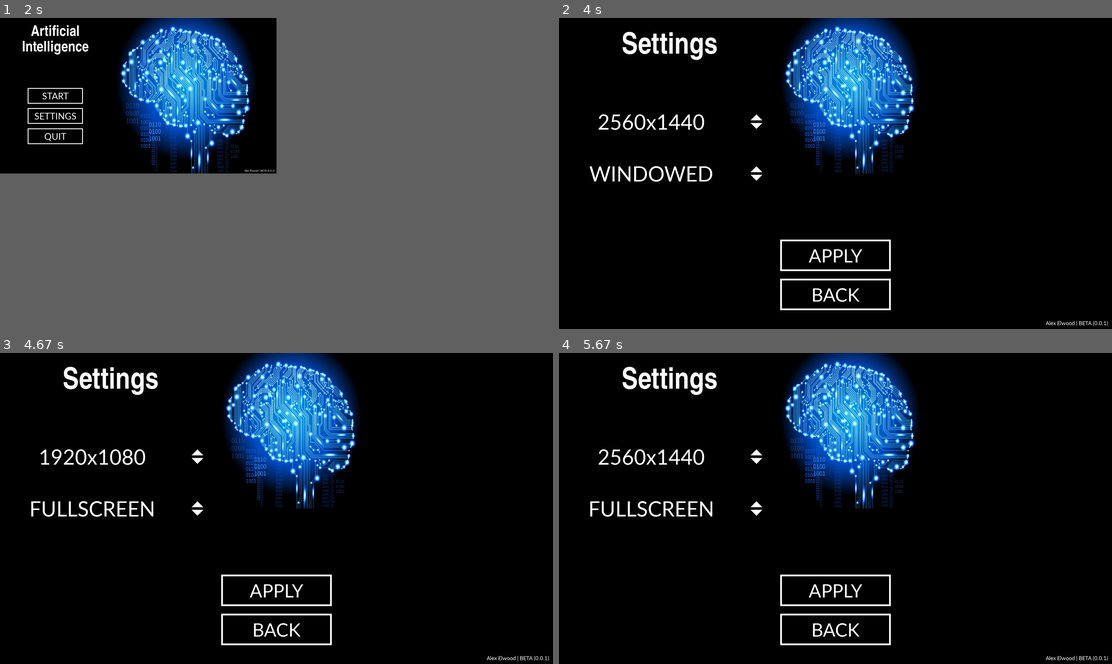
Above: before the commit, frames 1-4 (two rows, left to right).
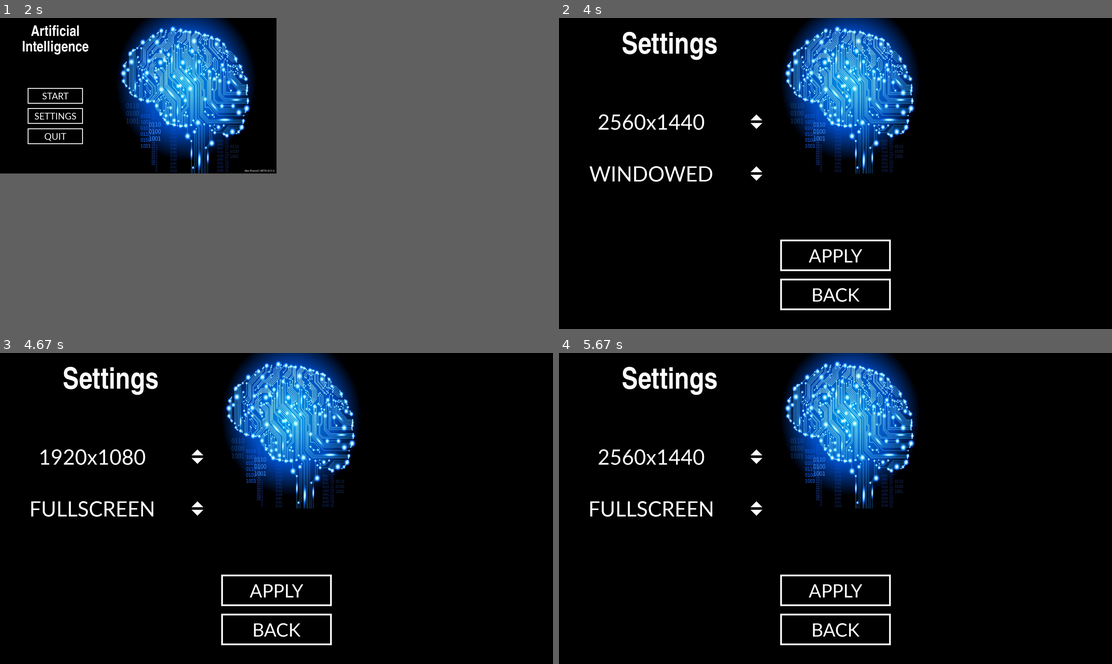
Above: after the commit, the same moments.

Repository: alexelwood14/Hello-AI
Game: pygame game, started from main.py
Same seed, same stepped clock (60 frames per second), same inputs: the game is played once before the commit and once after it.
Inputs (mouse positions are in pixels of both pictures, inside the frame that each line leads up to):
- Up to frame 1 (2 s): hold P 0.33-0.8 s; tap X at 0.83, 1.23, 1.53 s; tap M at 1.67 s
- Up to frame 2 (4 s): click "SETTINGS" at 2.05 s; press the mouse at (647, 67) at 2.37 s; move the mouse to (680, 101) at 2.47 s; release the mouse at (719, 133) at 2.6 s; press the mouse at (647, 67) at 2.7 s; move the mouse to (686, 58) at 2.8 s; release the mouse at (724, 52) at 2.93 s; press the mouse at (647, 95) at 3.03 s; move the mouse to (630, 95) at 3.13 s; release the mouse at (614, 95) at 3.27 s; press the mouse at (647, 95) at 3.37 s; move the mouse to (675, 120) at 3.47 s; release the mouse at (702, 145) at 3.6 s; press the mouse at (614, 136) at 3.7 s; move the mouse to (664, 92) at 3.8 s; release the mouse at (713, 52) at 3.93 s
- Up to frame 3 (4.67 s): press the mouse at (199, 511) at 4.03 s; move the mouse to (138, 527) at 4.13 s; release the mouse at (77, 539) at 4.27 s; press the mouse at (199, 458) at 4.37 s; move the mouse to (149, 527) at 4.47 s; release the mouse at (99, 592) at 4.6 s
- Up to frame 4 (5.67 s): press the mouse at (835, 589) at 4.7 s; move the mouse to (818, 530) at 4.8 s; release the mouse at (802, 468) at 4.93 s; press the mouse at (708, 427) at 5.03 s; move the mouse to (658, 489) at 5.13 s; release the mouse at (614, 552) at 5.27 s; press the mouse at (769, 530) at 5.37 s; move the mouse to (835, 499) at 5.47 s; release the mouse at (901, 468) at 5.6 s

Frame 1 is identical in both runs. In frame 2, less than 0.1% of the frame differs, in the area x 88-100%, y 97-100%; in frame 3, less than 0.1%; in frame 4, less than 0.1%.

Commit message:
replaced resolution with window.get_size()

Diff:
--- a/ai.py
+++ b/ai.py
@@ -92,7 +92,7 @@
 
 #----------------------------------------------------------------------------------------------------------------------------------
 class Neural_Network():
-    def __init__(self, window, resolution, inputs, hidden, outputs):
+    def __init__(self, window, inputs, hidden, outputs):
         self.window = window
         self.inputs = []
         self.hidden = []
@@ -104,8 +104,8 @@
         self.layers = len(hidden) + 1
 
         #Initiate input nodes
-        start = [resolution[0]/5, resolution[1]/5]
-        incriment = resolution[1] * 3 / 5 / (inputs-1)
+        start = [window.get_size()[0]/5, window.get_size()[1]/5]
+        incriment = window.get_size()[1] * 3 / 5 / (inputs-1)
         for node in range(inputs):
             self.inputs.append(Input_Neuron(window, [start[0], start[1] + incriment * node]))
 
@@ -113,11 +113,11 @@
         #---INITIATE HIDDEN LAYER BIASES AND NODES---
 
         #Initiate weights leading to hidden layers
-        start = [resolution[0]/5, resolution[1]/8]
+        start = [window.get_size()[0]/5, window.get_size()[1]/8]
         for layer in range(len(hidden)):
 
             #Node position incriment
-            incriment = [resolution[0]*3/5/(len(hidden)+1), resolution[1] * 3 / 4 / (hidden[layer]-1)]
+            incriment = [window.get_size()[0]*3/5/(len(hidden)+1), window.get_size()[1] * 3 / 4 / (hidden[layer]-1)]
 
             #Setup biases matrix using first element
             pos = [start[0] + incriment[0] * (layer+1), start[1]]
@@ -178,8 +178,8 @@
         #---INITIATE OUTPUT BIASES AND NODES---
 
         #Set output node positioning variables
-        start = [resolution[0] - resolution[0]/5, resolution[1]/5]
-        incriment = resolution[1] * 3 / 5 / (outputs-1)
+        start = [window.get_size()[0] - window.get_size()[0]/5, window.get_size()[1]/5]
+        incriment = window.get_size()[1] * 3 / 5 / (outputs-1)
 
         #Setup biases matrix using first element
         pos = start
--- a/car_o.py
+++ b/car_o.py
@@ -41,7 +41,7 @@
 #----------------------------------------------------------------------------------------------------------------------------------
 
 class Car():
-    def __init__(self, window, resolution, pos, size):
+    def __init__(self, window, pos, size):
         self.window = window
         self.size = size
         self.crashed = False
@@ -49,7 +49,7 @@
         self.manual = False
 
         #Setup AI
-        self.ai = ai.Neural_Network(window, resolution, 7, [10], 4)
+        self.ai = ai.Neural_Network(window, 7, [10], 4)
 
         #Setup dynamic attributes
         self.pos = np.array(pos)
--- a/game.py
+++ b/game.py
@@ -47,12 +47,12 @@
     return highest_car
 
 
-def next_cars(highest_car, window, resolution, pos, size, cars):
+def next_cars(highest_car, window, pos, size, cars):
 ##    cars = []
     top_cars = [highest_car]
 ##    for car in top_cars:
 ##        for i in range(50):
-##            cars.append(car_o.Car(window, resolution, pos, size))
+##            cars.append(car_o.Car(window, pos, size))
 
     for car in range(len(top_cars)):
         for i in range(50):
@@ -62,11 +62,11 @@
 ##    return cars
 
 
-def next_gen_cars(top_cars, window, resolution, pos, size, cars):
+def next_gen_cars(top_cars, window, pos, size, cars):
 ##    cars = []
 ##    for car in top_cars:
 ##        for i in range(10):
-##            cars.append(car_o.Car(window, resolution, pos, size))
+##            cars.append(car_o.Car(window, pos, size))
 
 ##    for car in cars:
 ##        print(car.get_weights()[0][0][0])
@@ -85,7 +85,7 @@
 
 
 #----------------------------------------------------------------------------------------------------------------------------------
-def race(window, clock, resolution, action, mouse_used):
+def race(window, clock, action, mouse_used):
     paused = False
     display_debug = True
     car_debug = False
@@ -102,7 +102,7 @@
     track_1 = map_o.Map(window, const.COL["light_grey"], track_points, 100)
 
     for car in range(50):
-        cars.append(car_o.Car(window, resolution, [asp_ratio*300, asp_ratio*300], 10))
+        cars.append(car_o.Car(window, [asp_ratio*300, asp_ratio*300], 10))
 
     while action == "race":
         window.fill(const.COL["black"])
@@ -179,10 +179,10 @@
 
             top_cars = find_top_cars(cars)
 
-            next_gen_cars(top_cars, window, resolution, [300, 300], 10, cars)
+            next_gen_cars(top_cars, window, [300, 300], 10, cars)
 
 ##            highest_car = find_top_car(cars)
-##            next_cars(highest_car, window, resolution, [300, 300], 10, cars)
+##            next_cars(highest_car, window, [300, 300], 10, cars)
 
 ##            for car in cars:
 ##                print(car.get_biases()[0][0])
@@ -196,9 +196,9 @@
         #Display debug info
         if display_debug:
             pygame_ui.draw_text(window, "fps: {}".format(str(int(clock.get_fps()))),
-                      [resolution[0]/32, resolution[1]/14], int(resolution[0]/72), const.COL["white"], "calibri", "ml")
+                      [window.get_size()[0]/32, window.get_size()[1]/14], int(window.get_size()[0]/72), const.COL["white"], "calibri", "ml")
             pygame_ui.draw_text(window, "generation {}".format(str(gen)),
-                      [resolution[0]/32, resolution[1]/10], int(resolution[0]/72), const.COL["white"], "calibri", "ml")
+                      [window.get_size()[0]/32, window.get_size()[1]/10], int(window.get_size()[0]/72), const.COL["white"], "calibri", "ml")
 
         pygame.display.update()
 
--- a/main.py
+++ b/main.py
@@ -7,32 +7,32 @@
 from pygame.locals import *
 
 #----------------------------------------------------------------------------------------------------------------------------------
-def init_objects(window, resolution):
+def init_objects(window):
 
     #initiate text buttons
-    start = resolution[1] * 41 / 108
-    incriment = resolution[1] * 7 / 54
-    quit_button = pygame_ui.Single_Button(window, [resolution[1] / 3.6, start + incriment * 4],
-                                          resolution[0]/5, resolution[0] / 30, "QUIT", const.COL["black"], const.COL["white"])
-
-    start_button = pygame_ui.Single_Button(window, [resolution[1] / 3.6, start + incriment * 2],
-                                          resolution[0]/5, resolution[0] / 30, "START", const.COL["black"], const.COL["white"])
-
-    back_button = pygame_ui.Single_Button(window, [resolution[0]/2, resolution[1] - resolution[0] / 16],
-                                          resolution[0]/5, resolution[0] / 30, "BACK", const.COL["black"], const.COL["white"])
-
-    settings_button = pygame_ui.Single_Button(window, [resolution[1] / 3.6, start + incriment * 3],
-                                          resolution[0]/5, resolution[0] / 30, "SETTINGS", const.COL["black"], const.COL["white"])
-
-    apply_button = pygame_ui.Single_Button(window, [resolution[1] / 3.6, start + incriment * 3],
-                                          resolution[0]/5, resolution[0] / 30, "APPLY", const.COL["black"], const.COL["white"])
+    start = window.get_size()[1] * 41 / 108
+    incriment = window.get_size()[1] * 7 / 54
+    quit_button = pygame_ui.Single_Button(window, [window.get_size()[1] / 3.6, start + incriment * 4],
+                                          window.get_size()[0]/5, window.get_size()[0] / 30, "QUIT", const.COL["black"], const.COL["white"])
+
+    start_button = pygame_ui.Single_Button(window, [window.get_size()[1] / 3.6, start + incriment * 2],
+                                          window.get_size()[0]/5, window.get_size()[0] / 30, "START", const.COL["black"], const.COL["white"])
+
+    back_button = pygame_ui.Single_Button(window, [window.get_size()[0]/2, window.get_size()[1] - window.get_size()[0] / 16],
+                                          window.get_size()[0]/5, window.get_size()[0] / 30, "BACK", const.COL["black"], const.COL["white"])
+
+    settings_button = pygame_ui.Single_Button(window, [window.get_size()[1] / 3.6, start + incriment * 3],
+                                          window.get_size()[0]/5, window.get_size()[0] / 30, "SETTINGS", const.COL["black"], const.COL["white"])
+
+    apply_button = pygame_ui.Single_Button(window, [window.get_size()[1] / 3.6, start + incriment * 3],
+                                          window.get_size()[0]/5, window.get_size()[0] / 30, "APPLY", const.COL["black"], const.COL["white"])
 
 
     #Initiate Arrows
-    res_up   = pygame_ui.Up_Arrow(  window, [resolution[0]/2 - resolution[0]/5.5, resolution[1]/3], resolution[1]/54, const.COL["white"], const.COL["black"])
-    res_down = pygame_ui.Down_Arrow(window, [resolution[0]/2 - resolution[0]/5.5, resolution[1]/3], resolution[1]/54, const.COL["white"], const.COL["black"])
-    screen_up   = pygame_ui.Up_Arrow(  window, [resolution[0]/2 - resolution[0]/5.5, resolution[1]/2], resolution[1]/54, const.COL["white"], const.COL["black"])
-    screen_down = pygame_ui.Down_Arrow(window, [resolution[0]/2 - resolution[0]/5.5, resolution[1]/2], resolution[1]/54, const.COL["white"], const.COL["black"])
+    res_up   = pygame_ui.Up_Arrow(  window, [window.get_size()[0]/2 - window.get_size()[0]/5.5, window.get_size()[1]/3], window.get_size()[1]/54, const.COL["white"], const.COL["black"])
+    res_down = pygame_ui.Down_Arrow(window, [window.get_size()[0]/2 - window.get_size()[0]/5.5, window.get_size()[1]/3], window.get_size()[1]/54, const.COL["white"], const.COL["black"])
+    screen_up   = pygame_ui.Up_Arrow(  window, [window.get_size()[0]/2 - window.get_size()[0]/5.5, window.get_size()[1]/2], window.get_size()[1]/54, const.COL["white"], const.COL["black"])
+    screen_down = pygame_ui.Down_Arrow(window, [window.get_size()[0]/2 - window.get_size()[0]/5.5, window.get_size()[1]/2], window.get_size()[1]/54, const.COL["white"], const.COL["black"])
 
     #Add buttons to dictionary
     buttons = {"quit" : quit_button,
@@ -152,29 +152,28 @@
                     quit()
 
         window.blit(image, [resolution[0] - resolution[1]*1.1, 0])
-        pygame_ui.draw_text(window, 'Alex Elwood | BETA (0.0.1)', [resolution[0] / 1.007, resolution[1]/1.02], int(resolution[1] / 56), const.COL["white"], 'calibri', 'mr')
 
         pygame.display.update()
 
     return action, mouse_used, resolution, window
 
 #----------------------------------------------------------------------------------------------------------------------------------
-def main_menu(window, resolution, action, buttons, mouse_used):
+def main_menu(window, action, buttons, mouse_used):
     used_buttons = {"settings" : buttons["settings"],
                     "quit" : buttons["quit"],
                     "start" : buttons["start"]
                     }
 
     image = pygame.image.load("assets\{}.jpg".format("brain"))
-    image = pygame.transform.scale(image, (resolution[1], resolution[1]))
-
-    start = resolution[1] / 2
-    incriment = resolution[1] * 7 / 54
-    used_buttons["start"].set_pos([resolution[0] / 5, start])
-    used_buttons["settings"].set_pos([resolution[0] / 5, start + incriment])
-    used_buttons["quit"].set_pos([resolution[0] / 5, start + incriment * 2])
-
-    incriment_1 = resolution[1] / 10
+    image = pygame.transform.scale(image, ((window.get_size()[1]), (window.get_size()[1])))
+
+    start = window.get_size()[1] / 2
+    incriment = window.get_size()[1] * 7 / 54
+    used_buttons["start"].set_pos([window.get_size()[0] / 5, start])
+    used_buttons["settings"].set_pos([window.get_size()[0] / 5, start + incriment])
+    used_buttons["quit"].set_pos([window.get_size()[0] / 5, start + incriment * 2])
+
+    incriment_1 = window.get_size()[1] / 10
 
     while action == "main":
         #Reset mouse usage
@@ -206,10 +205,10 @@
             used_buttons[button].render()
 
 
-        window.blit(image, [resolution[0] - resolution[1]*1.1, 0])
-        pygame_ui.draw_text(window, 'Artificial', [resolution[0]/5, resolution[1]/10.8], int(resolution[1] / 10.5), const.COL["white"], 'impact', 'c')
-        pygame_ui.draw_text(window, 'Intelligence', [resolution[0]/5, resolution[1]/10.8 + incriment_1], int(resolution[1] / 10.5), const.COL["white"], 'impact', 'c')
-        pygame_ui.draw_text(window, 'Alex Elwood | BETA (0.0.1)', [resolution[0] / 1.007, resolution[1]/1.02], int(resolution[1] / 56), const.COL["white"], 'calibri', 'mr')
+        window.blit(image, [window.get_size()[0] - window.get_size()[1]*1.1, 0])
+        pygame_ui.draw_text(window, 'Artificial', [window.get_size()[0]/5, window.get_size()[1]/10.8], int(window.get_size()[1] / 10.5), const.COL["white"], 'impact', 'c')
+        pygame_ui.draw_text(window, 'Intelligence', [window.get_size()[0]/5, window.get_size()[1]/10.8 + incriment_1], int(window.get_size()[1] / 10.5), const.COL["white"], 'impact', 'c')
+        pygame_ui.draw_text(window, 'Alex Elwood | BETA (0.0.1)', [window.get_size()[0] / 1.007, window.get_size()[1]/1.02], int(window.get_size()[1] / 56), const.COL["white"], 'calibri', 'mr')
         pygame.display.update()
 
     return action, mouse_used
@@ -225,18 +224,18 @@
 
     mouse_used = False
 
-    buttons = init_objects(window, resolution)
+    buttons = init_objects(window)
 
     action = "race"
     while True:
         if action == "main":
-            action, mouse_used = main_menu(window, resolution, action, buttons, mouse_used)
+            action, mouse_used = main_menu(window, action, buttons, mouse_used)
         elif action == "settings":
-            action, mouse_used, resolution, window = settings(window, resolution, action, buttons, mouse_used)
+            action, mouse_used, window, resolution = settings(window, resolution, action, buttons, mouse_used)
         elif action == "race":
-            action, mouse_used = game.race(window, clock, resolution, action, mouse_used)
+            action, mouse_used = game.race(window, clock, action, mouse_used)
         elif action == "network":
-            action, mouse_used = network.network(window, clock, resolution, action, mouse_used)
+            action, mouse_used = network.network(window, clock, action, mouse_used)
         else:
             pygame.quit()
             quit()
